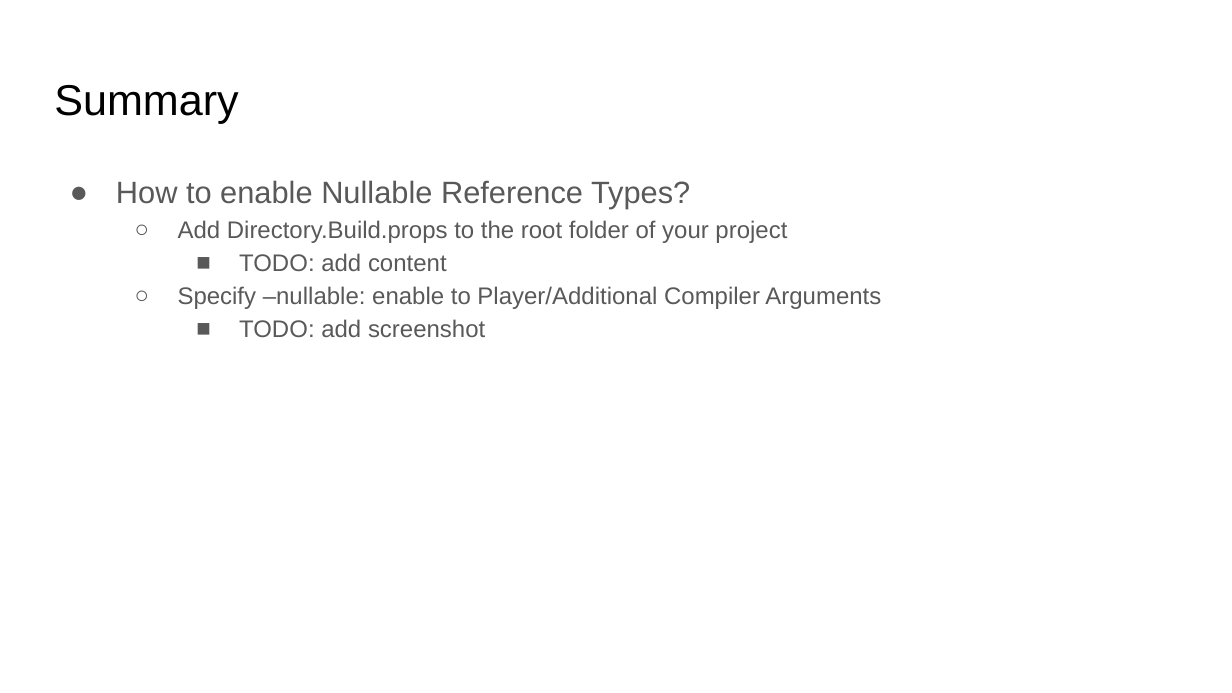
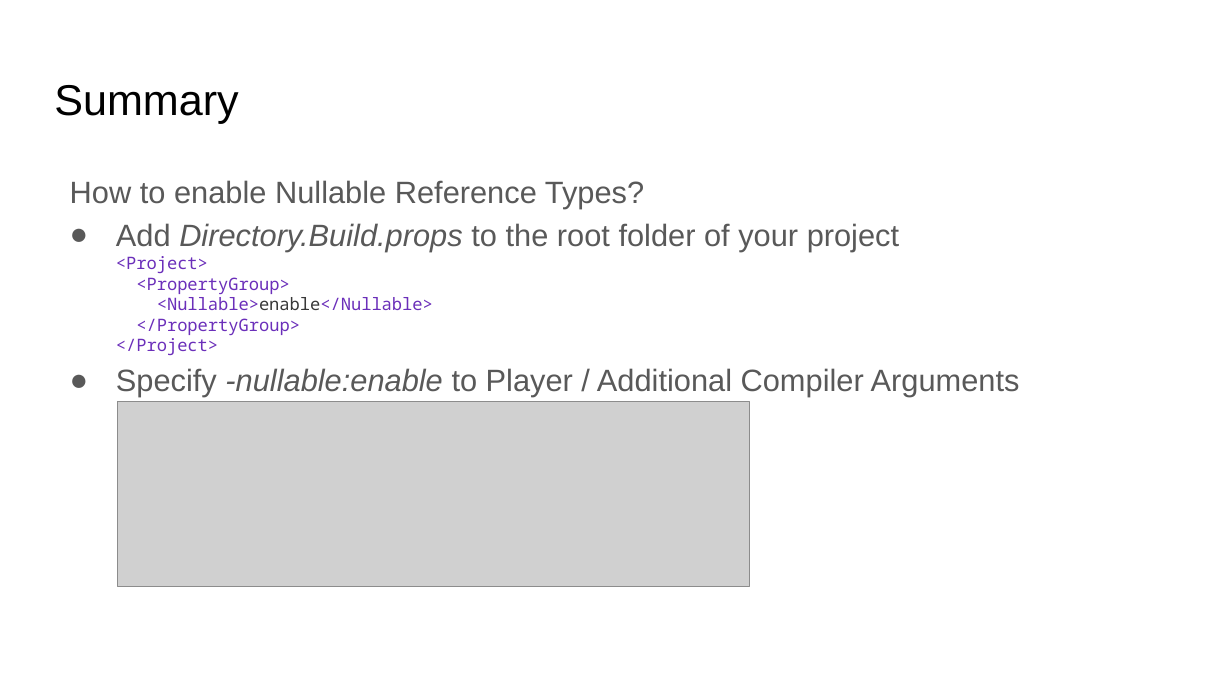
Before and after one commit to kugushev/presentations, a slide deck: slide 12 of 2021_NullabilityInUnity/Presentation.pptx (slide 10 before the commit). Drawn at 1232x693 pixels with LibreOffice and Linux fonts; fonts in the diff are those of the drawing; grey boxes stand for pictures; background and template pictures are left out. Boxes give left, top, right and bottom in pixels: in the first picture for what was removed or moved away, otherwise in the second. Text is boxed around its words. In the diff, an @@ line names an element or a change of style, - is before the commit and + after.

```diff
--- a/2021_NullabilityInUnity/Presentation.pptx
+++ b/2021_NullabilityInUnity/Presentation.pptx
@@ text at box(70, 180, 899, 252): size 14 to 18 pt in "Add Directory.Build.props to the root folder of ..."; italic on in "Directory.Build.props"; bullet ● to none; bullet ○ to ●; list level 2 to 1 in "Add Directory.Build.props to the root ..." @@
@@ text at box(116, 256, 1020, 397): text changed; size 14 to 10 pt; font Arial to Noto Sans Mono; text colour #595959 to #6B2FBA @@
-    ■ TODO: add content
-  ○ Specify –nullable: enable to Player/Additional Compiler Arguments
-    ■ TODO: add screenshot
+  <Project>
+  <PropertyGroup>
+  <Nullable>enable</Nullable>
+  </PropertyGroup>
+  </Project>
+● Specify -nullable:enable to Player / Additional Compiler Arguments
@@ picture added at box(117, 402, 749, 586) @@
```
Also in this commit, not shown: 7 other slides changed, 6 slides added, 3 slides removed.
